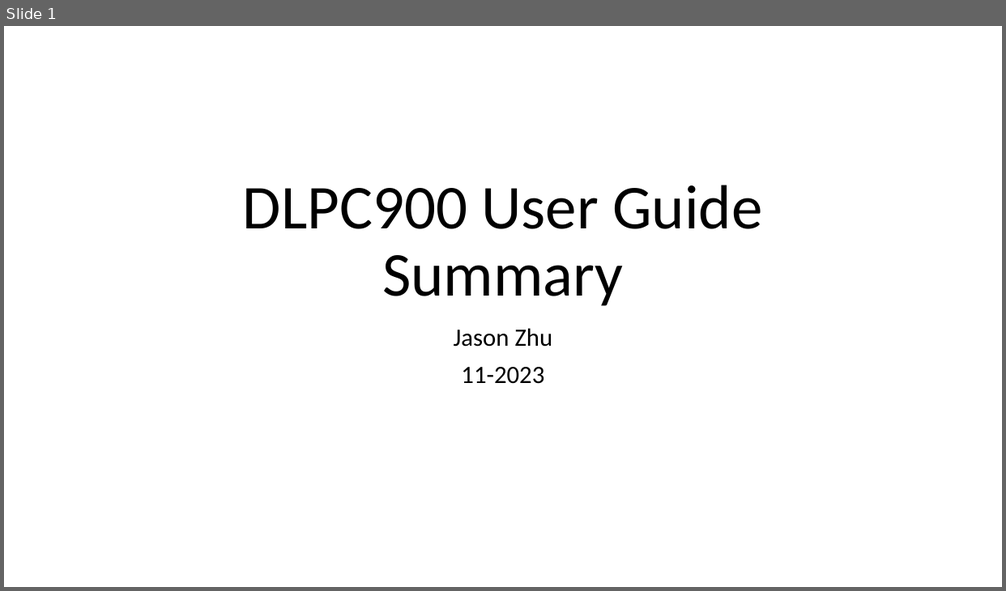
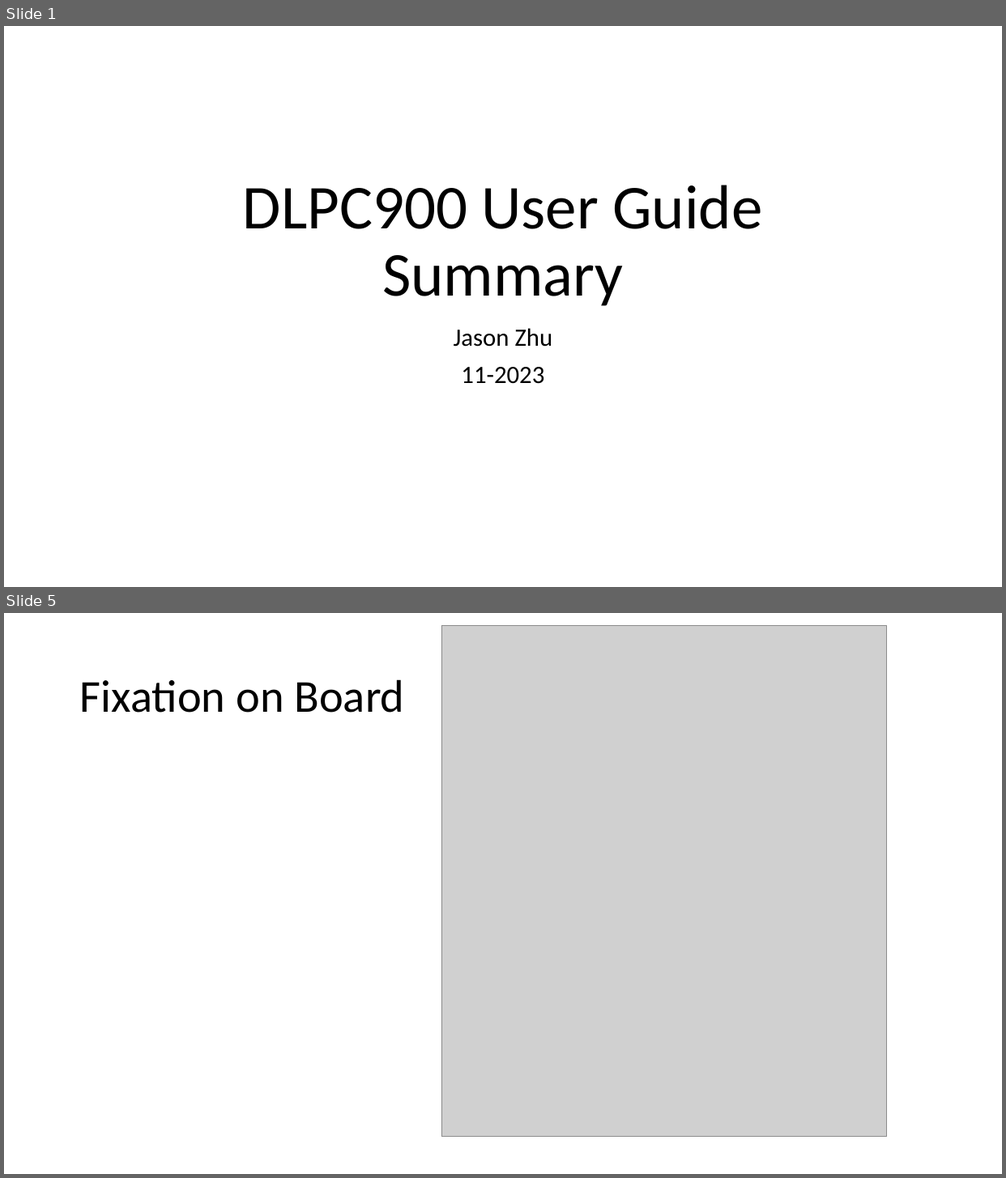
Before and after one commit to zhuyuezx/CSC494_holoprojector, a slide deck: Notes/User Guide Summary.pptx. Shown one above the other, each under a label of ours: slide 1 before the commit, slides 1 and 5 after it; the slides between them are not shown. The pictures are 1006x591 and 1006x1178 pixels, drawn with LibreOffice and Linux fonts; fonts in the diff are those of the drawing; grey boxes stand for pictures. Boxes give left, top, right and bottom in pixels: in the first picture for what was removed or moved away, otherwise in the second. Text is boxed around its words. In the diff, an @@ line names an element or a change of style, - is before the commit and + after.

```diff
--- a/Notes/User Guide Summary.pptx
+++ b/Notes/User Guide Summary.pptx
@@ slide 5 added at (x1=4, y1=613, x2=1002, y2=1174), background #FFFFFF @@
@@ picture added at (x1=441, y1=625, x2=887, y2=1137) @@
@@ title added at (x1=80, y1=679, x2=405, y2=713), 44 pt, text #000000 @@
+Fixation on Board
```
Also in this commit, not shown: 6 other slides added, 1 slide removed.
